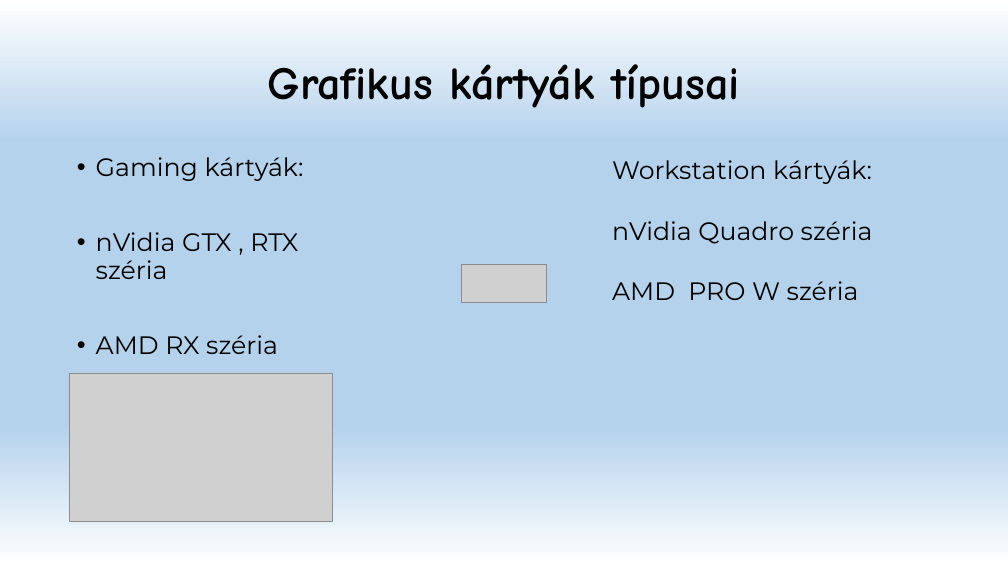
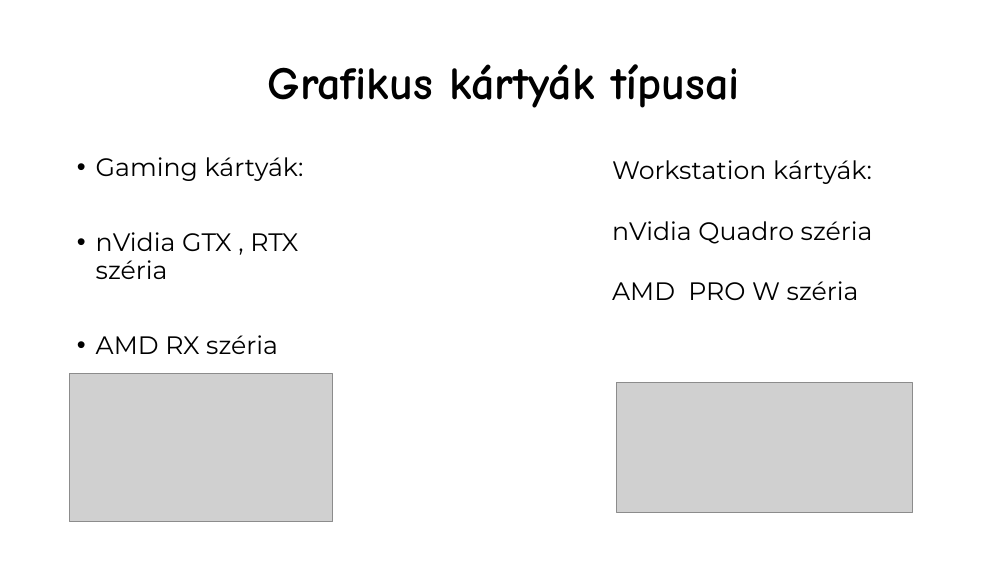
Before and after one commit to Sauher/SchauerRepo, a slide deck: slide 6 of Videókártya.pptx (slide 5 before the commit). Drawn at 1008x567 pixels with LibreOffice and Linux fonts; fonts in the diff are those of the drawing; grey boxes stand for pictures; background and template pictures are left out. Boxes give left, top, right and bottom in pixels: in the first picture for what was removed or moved away, otherwise in the second. Text is boxed around its words. In the diff, an @@ line names an element or a change of style, - is before the commit and + after.

```diff
--- a/Videókártya.pptx
+++ b/Videókártya.pptx
@@ background gradient #FFFFFF to #B5D2EC to picture (left out) @@
@@ picture: place and size @@
-picture at (461,265,547,302)
+picture at (617,383,913,513)
```
Also in this commit, not shown: 5 other slides changed, 1 slide added, 1 slide removed.
